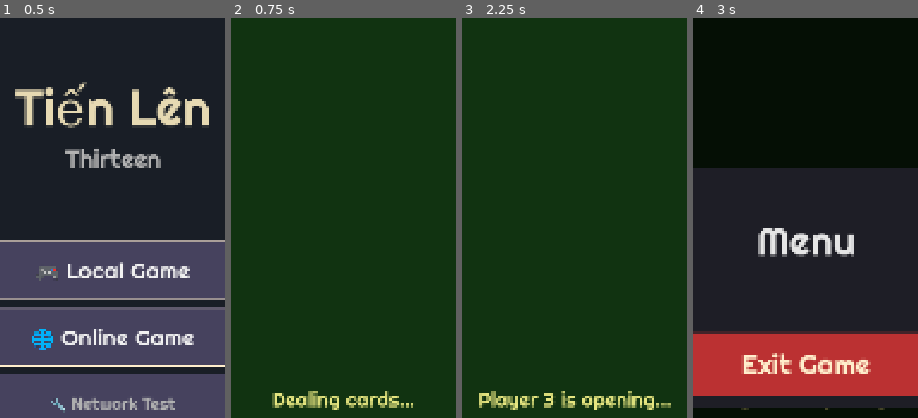
Above: before the commit, frames 1-4 (left to right).
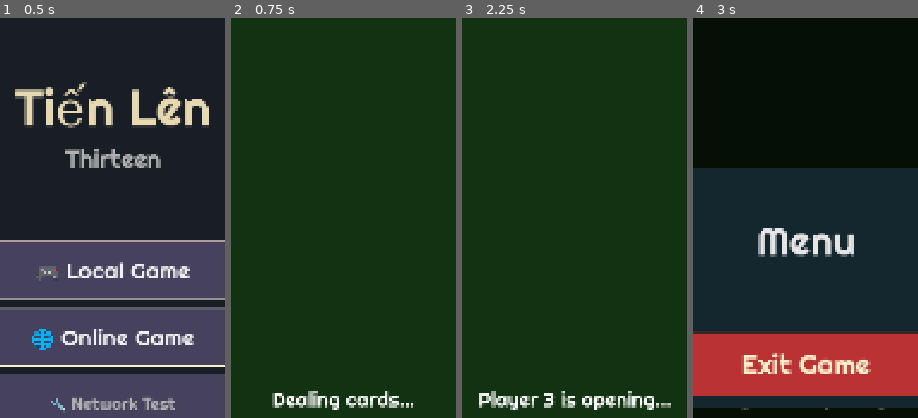
Above: after the commit, the same moments.

Repository: binhrobles/thirteen
Game: Godot game, scene res://scenes/main_menu.tscn
The game is run twice, just before and just after one commit, with the same random seed, the same clock (stepped at 60 frames per second) and the same inputs.
Inputs:
- Up to frame 1 (0.5 s): no input
- Up to frame 2 (0.75 s): click "🎮 Local Game" at 0.5 s
- Up to frame 3 (2.25 s): click "⚙" at 1.25 s; click "⚙" at 2 s
- Up to frame 4 (3 s): click "⚙" at 2.75 s
The pictures show only the part of the screen within x 25-75%, y 16-66%; the shares and areas given below are measured in that part.

Frame 1 is identical in both runs. In frame 2, 1.3% of the frame differs, in the area x 18-81%, y 93-98%; in frame 3, 1.7%, in the area x 7-93%, y 93-98%; in frame 4, less than 0.1%.
Error in both runs: Invalid call. Nonexistent function 'show_menu' in base 'Nil'. (res://scripts/main.gd:332)

Commit message:
Update status text and menu colors for better theming
Status text:
- Change game message color from yellow (0.9, 0.9, 0.5) to white (1, 1, 1)
- Improves readability and consistency with other UI text

Menu background:
- Change from dark purple (0.12, 0.12, 0.15) to dark teal (0.08, 0.15, 0.18)
- Teal complements the green poker table background
- Fits retro aesthetic while providing good contrast

Co-Authored-By: Claude Sonnet 4.5 <noreply@anthropic.com>

Diff:
--- a/scripts/in_game_menu.gd
+++ b/scripts/in_game_menu.gd
@@ -49,7 +49,7 @@
 	menu_panel.anchor_top = 0.35
 	menu_panel.anchor_bottom = 0.65
 	var style_box := StyleBoxFlat.new()
-	style_box.bg_color = Color(0.12, 0.12, 0.15)
+	style_box.bg_color = Color(0.08, 0.15, 0.18)  # Dark teal to complement green poker table
 	var corner_radius := int(viewport_height * 0.024)  # ~20px on 844px screen
 	style_box.corner_radius_top_left = corner_radius
 	style_box.corner_radius_top_right = corner_radius
--- a/scripts/play_area.gd
+++ b/scripts/play_area.gd
@@ -155,7 +155,7 @@
 	_clear_cards()
 	player_label.text = ""
 	status_label.text = message
-	status_label.add_theme_color_override("font_color", Color(0.9, 0.9, 0.5))  # Yellow/gold
+	status_label.add_theme_color_override("font_color", Color(1, 1, 1))  # White
 	show()
 
 	# Wait for the specified duration
